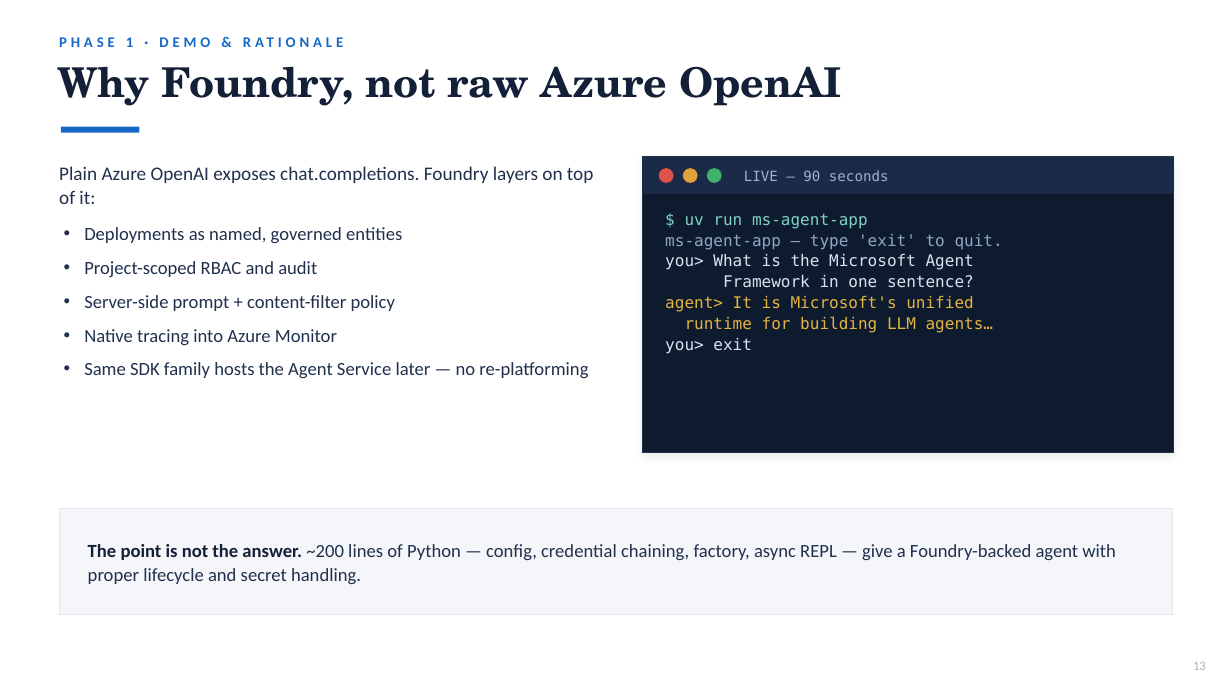
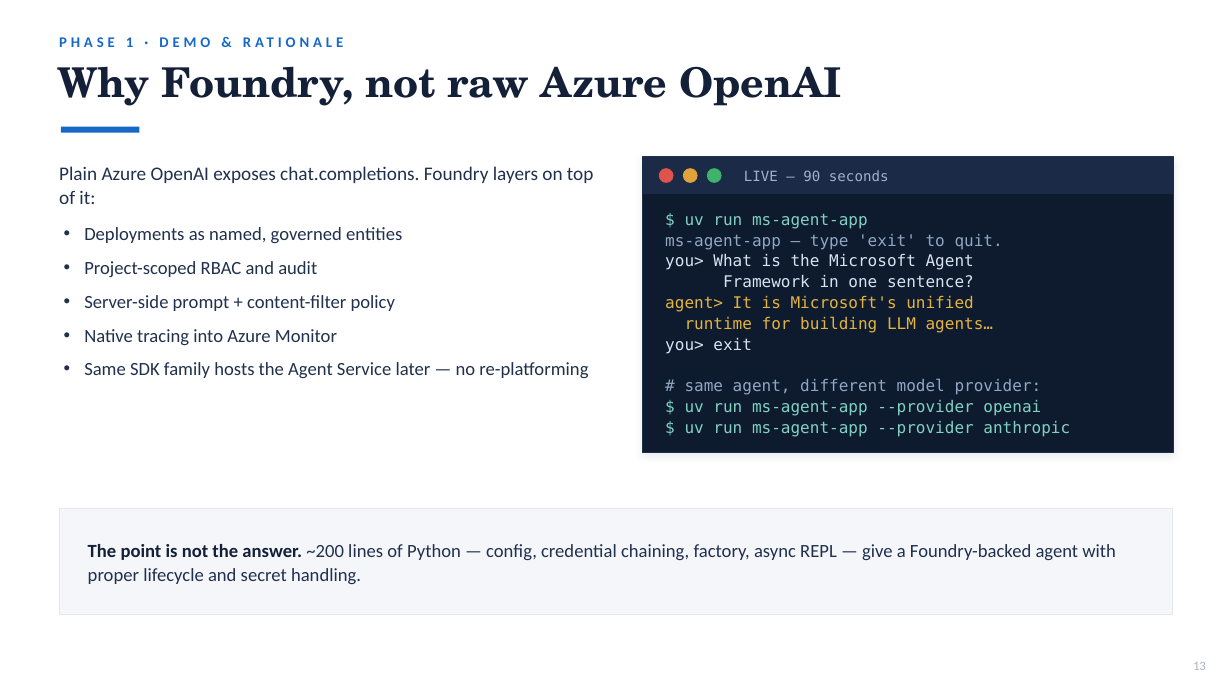
Before and after one commit to olonok69/agents_framework_sdk, a slide deck: slide 15 of microsoft_agent_framework_app/docs/Building_an_Agent_Framework_App.pptx. Drawn at 1232x693 pixels with LibreOffice and Linux fonts; fonts in the diff are those of the drawing. Boxes give left, top, right and bottom in pixels: in the first picture for what was removed or moved away, otherwise in the second. Text is boxed around its words. In the diff, an @@ line names an element or a change of style, - is before the commit and + after.

```diff
--- a/microsoft_agent_framework_app/docs/Building_an_Agent_Framework_App.pptx
+++ b/microsoft_agent_framework_app/docs/Building_an_Agent_Framework_App.pptx
@@ text at (685,378,1070,437): paragraphs added @@
+# same agent, different model provider:
+$ uv run ms-agent-app --provider openai
+$ uv run ms-agent-app --provider anthropic
```
Also in this commit, not shown: 6 other slides changed, 1 other file.
